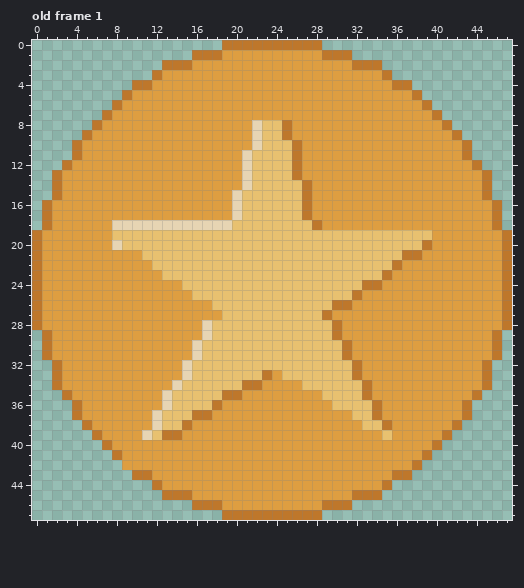
Pixel-art file -- Assets/Media/Prototypes/bonus-icon.aseprite. Above is the file before it was changed.
48x48 pixels, 1 frame. Shown: old frame 1. The commit also changed other frames, which this record leaves out.
After:
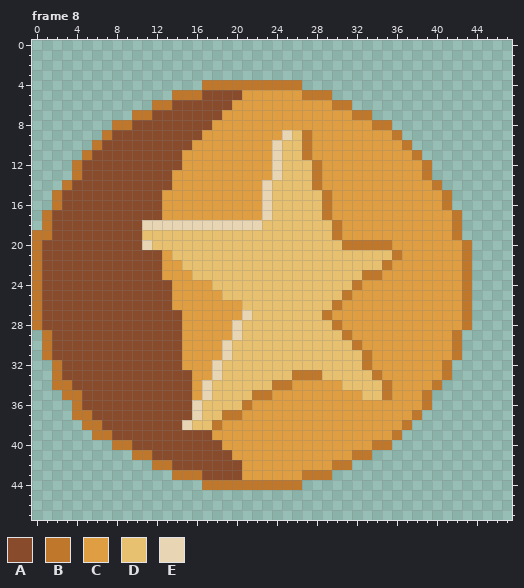
Palette (. is transparent): A #884b2b  B #be772b  C #de9e41  D #e8c170  E #e7d5b3
A new or re-ordered frame is compared with the old frame closest to it.
Edits made:
frames 1 -> 8
Changed rows in their new state; - is an unchanged pixel.
Frame 8 is new; against old frame 1:
first column x 1:
 0 ------------------..........-------------------
 1 ---------------................----------------
 2 ------------......................-------------
 3 -----------........................------------
 4 ---------.......BBBBBBBBBB...........----------
 5 --------.....BBBAAAA------BBB.........---------
 6 -------....BBAAAAAA----------BB........--------
 7 ------...BBAAAAAAA-------------BB.......-------
 8 -----..BBAAAAAAAA----CCCC--------BB......------
 9 ----..BAAAAAAAAA-----CCCEDB--------B......-----
10 ---..BAAAAAAAAA------CCE-DB---------B......----
11 ---.BAAAAAAAAA------CCCE-DB----------B.....----
12 --.BAAAAAAAAAA------CCCE-DDB----------B.....---
13 -..BAAAAAAAAA-------CCCE-DDB----------B......--
14 -.BAAAAAAAAAA-------CCE---DB-----------B.....--
15 --AAAAAAAAAA-------CCCE---DDB-----------B....--
16 .BAAAAAAAAAA-------CCCE---DDB-----------B.....-
17 -AAAAAAAAAAA-------CCCE---DDB------------B....-
18 -AAAAAAAAA---------EEE-----DDB-----------B....-
19 BAAAAAAAAA-------------------BCCCCCCCCC--B.....
20 AAAAAAAAAAE-------------------BBBBBCCCC---B....
21 AAAAAAAAAAAAC----------------------BCC----B....
22 AAAAAAAAAAAACC--------------------BC------B....
23 AAAAAAAAAAAACCC-----------------BBC-------B....
24 AAAAAAAAAAAAA-CCC--------------BCC--------B....
25 AAAAAAAAAAAAA--CCC------------BC----------B....
26 AAAAAAAAAAAAA----CCC----------C-----------B....
27 AAAAAAAAAAAAAA----CCE---------------------B....
28 AAAAAAAAAAAAAA--CCCE----------------------B....
29 -AAAAAAAAAAAAA--CCCE---------DB----------B....-
30 -AAAAAAAAAAAAA-CCCE-----------DB---------B....-
31 -AAAAAAAAAAAAA-CCCE-----------DDB--------B....-
32 --AAAAAAAAAAAACCCE-------------DB-------B....--
33 --AAAAAAAAAAAAACCE----DD-BBB---DDB------B....--
34 --BAAAAAAAAAAAACE---DDDBB-CCCC--DDB----B.....--
35 ---BAAAAAAAAAAACE-DDDBB-----CCCCDDB---B.....---
36 ----AAAAAAAAAAAE-DDDB--------CCCCC----B....----
37 ----BAAAAAAAAAAEDDBB-----------CCC---B.....----
38 -----BAAAAAAAAEDDB--------------CCC-B.....-----
39 ------BAAAAAAAAAA-----------------CB.....------
40 ------.BBAAAAAAAAA---------------BB.....-------
41 -------..BBAAAAAAAA------------BB......--------
42 --------...BBAAAAAAA---------BB.......---------
43 ---------....BBBAAAA------BBB........----------
44 -----------.....BBBBBBBBBB.........------------
45 ------------......................-------------
46 ---------------................----------------
47 ------------------..........-------------------
Changed places in both pictures, as pixel boxes (x1, y1, x2, y2):
changed: (42, 40, 512, 520)
